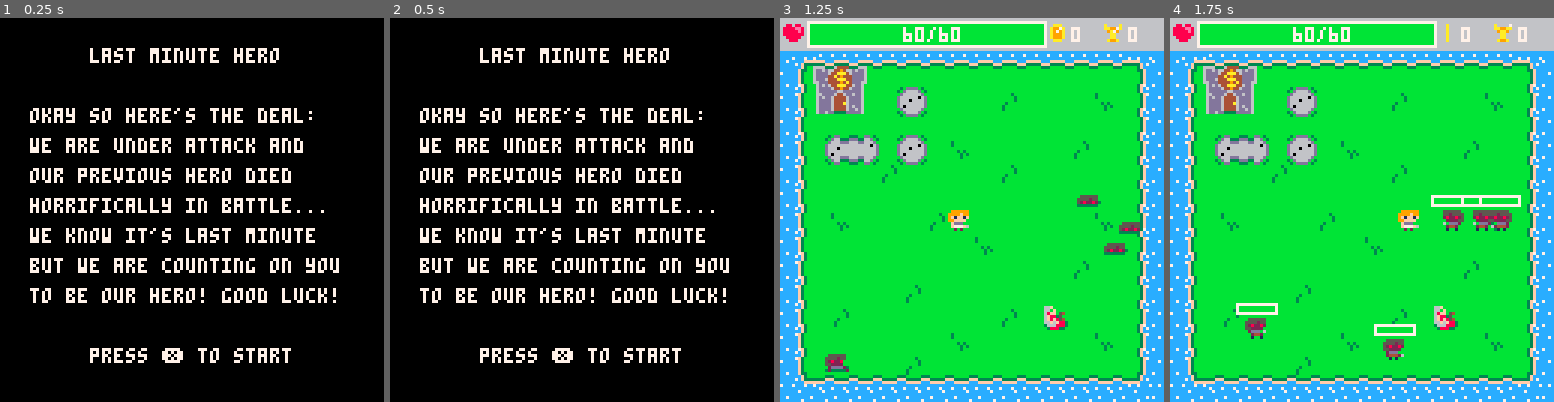
Above: before the commit, frames 1-4 (left to right).
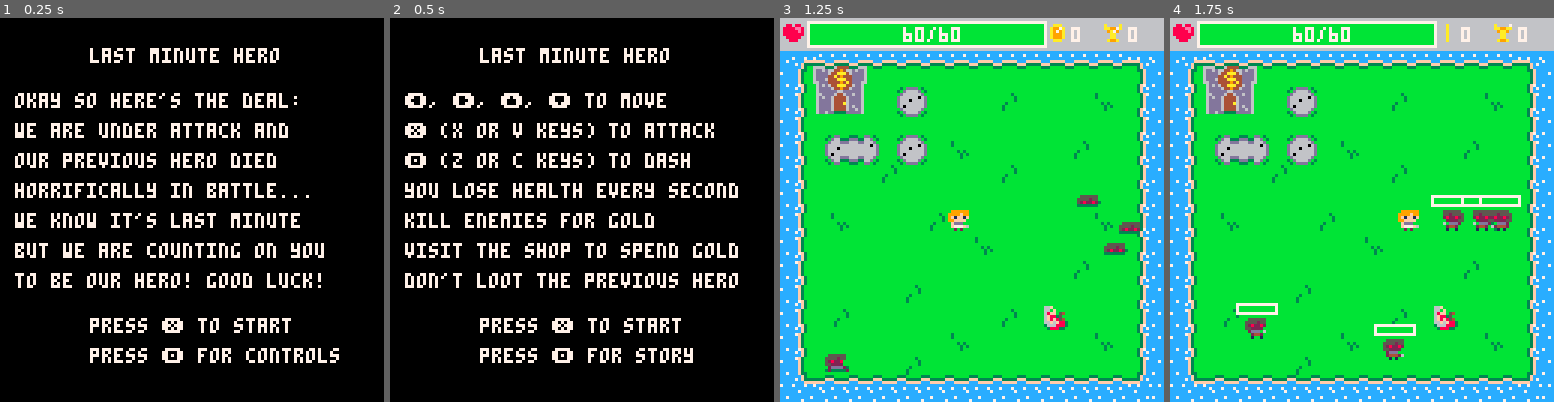
Above: after the commit, the same moments.

Repository: PancakedRivet/last-minute-hero
Game: PICO-8 cartridge last-minute-hero.p8
The game is run twice, just before and just after one commit, with the same random seed, the same clock (stepped at 60 frames per second) and the same inputs.
Inputs:
- Up to frame 1 (0.25 s): no input
- Up to frame 2 (0.5 s): tap O (Z key) at 0.33 s
- Up to frame 3 (1.25 s): tap O (Z key) at 0.7 s; tap X (X key) at 1.07 s
- Up to frame 4 (1.75 s): tap O (Z key) at 1.43 s

The runs differ from the first frame. In frame 1, 18% of the frame differs, in the area x 3-89%, y 19-90%; in frame 2, 18%, in the area x 3-91%, y 19-90%; in frame 3, nothing differs; in frame 4, nothing differs.

Commit message:
Added a tutorial page (kinda)

Diff:
--- a/scripts/states/new_game.lua
+++ b/scripts/states/new_game.lua
@@ -1,10 +1,15 @@
+show_story = true
+
 function update_new_game()
     if btnp(❎) then
         new_game()
     end
+    if btnp(🅾️) then
+        show_story = not show_story
+    end
 end
 
-local text = {
+local text_story = {
     "okay so here's the deal:",
     "we are under attack and",
     "our previous hero died",
@@ -14,16 +19,32 @@
     "to be our hero! good luck!",
 }
 
+local text_controls = {
+    "⬅️, ➡️, ⬆️, ⬇️ to move",
+    "❎ (x or v keys) to attack",
+    "🅾️ (z or c keys) to dash",
+    "you lose health every second",
+    "kill enemies for gold",
+    "visit the shop to spend gold",
+    "don't loot the previous hero",
+}
+
 function draw_new_game(_camera)
     local line_height = 10
-    local line_y = 30
+    local line_y = 25
+
+    local text = show_story and text_story or text_controls
 
     print("last minute hero", 30 + _camera.x, 10 + _camera.y, 7)
 
     for i=1,#text do
-        print(text[i], 10 + _camera.x, line_y + _camera.y, 7)
+        print(text[i], 5 + _camera.x, line_y + _camera.y, 7)
         line_y += line_height
     end
 
-    print("press ❎ to start", 30 + _camera.x, line_y + _camera.y + line_height, 7)
+    line_y += 5 -- add some spacing before the options
+
+    print("press ❎ to start", 30 + _camera.x, line_y + _camera.y, 7)
+    line_y += line_height
+    print("press 🅾️ for " .. (show_story and "controls" or "story"), 30 + _camera.x, line_y + _camera.y, 7)
 end
